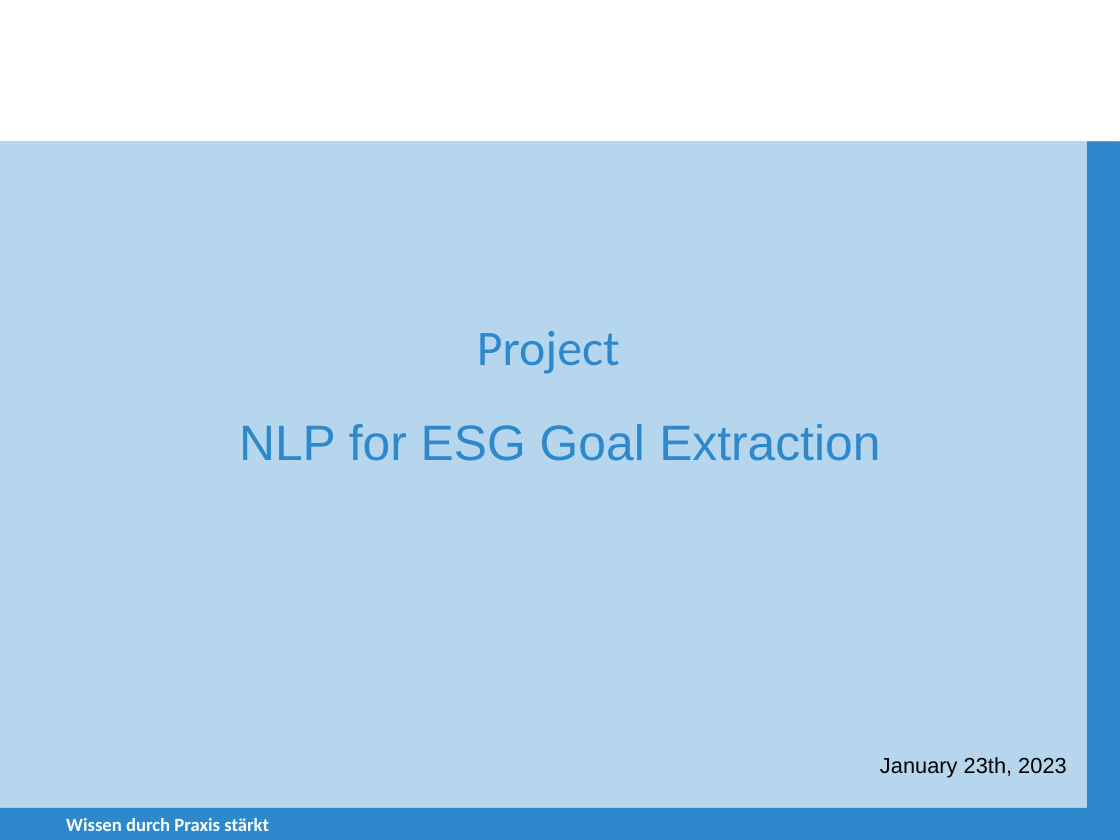
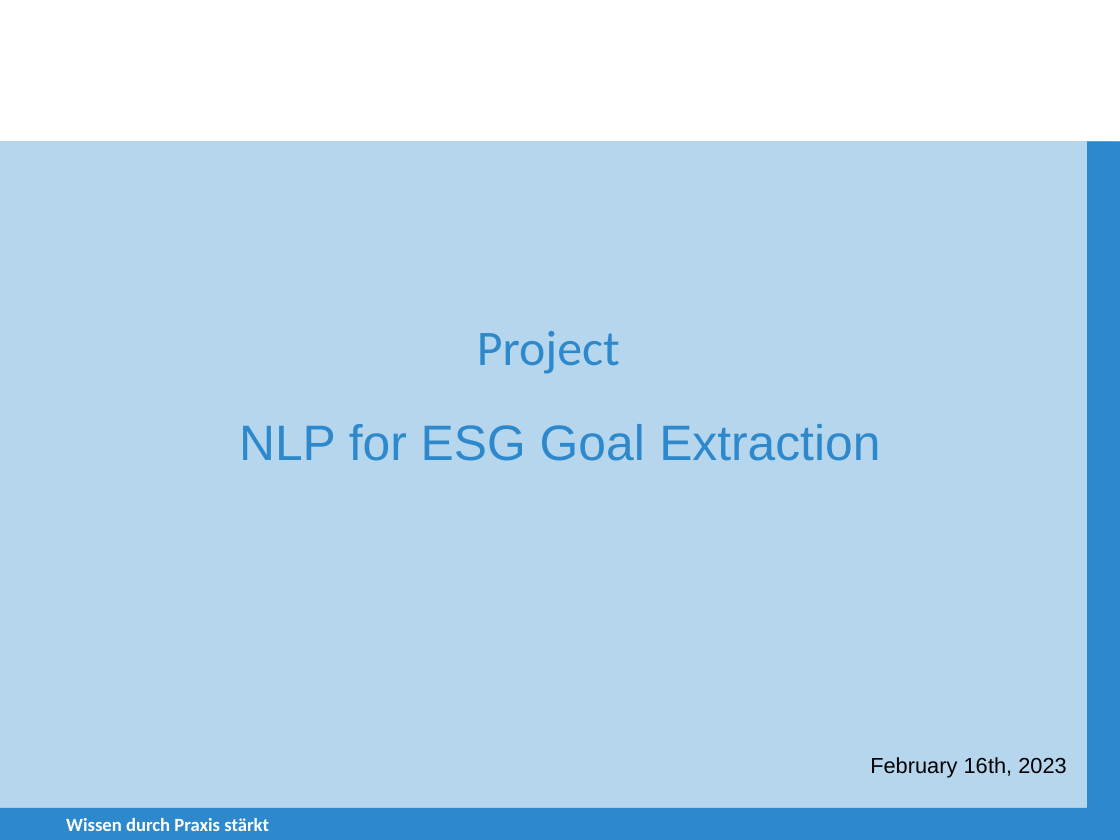
Before and after one commit to shubhamsuryawanshi/goal_extraction, a slide deck: slide 1 of documentation/Presentation.pptx. Drawn at 1120x840 pixels with LibreOffice and Linux fonts; fonts in the diff are those of the drawing; background and template pictures are left out. Boxes give left, top, right and bottom in pixels: in the first picture for what was removed or moved away, otherwise in the second. Text is boxed around its words. In the diff, an @@ line names an element or a change of style, - is before the commit and + after.

```diff
--- a/documentation/Presentation.pptx
+++ b/documentation/Presentation.pptx
@@ text at <box>870,757,1066,778</box>: text changed @@
-January 23th, 2023
+February 16th, 2023
```
Also in this commit, not shown: 7 other slides changed, 2 other files.
